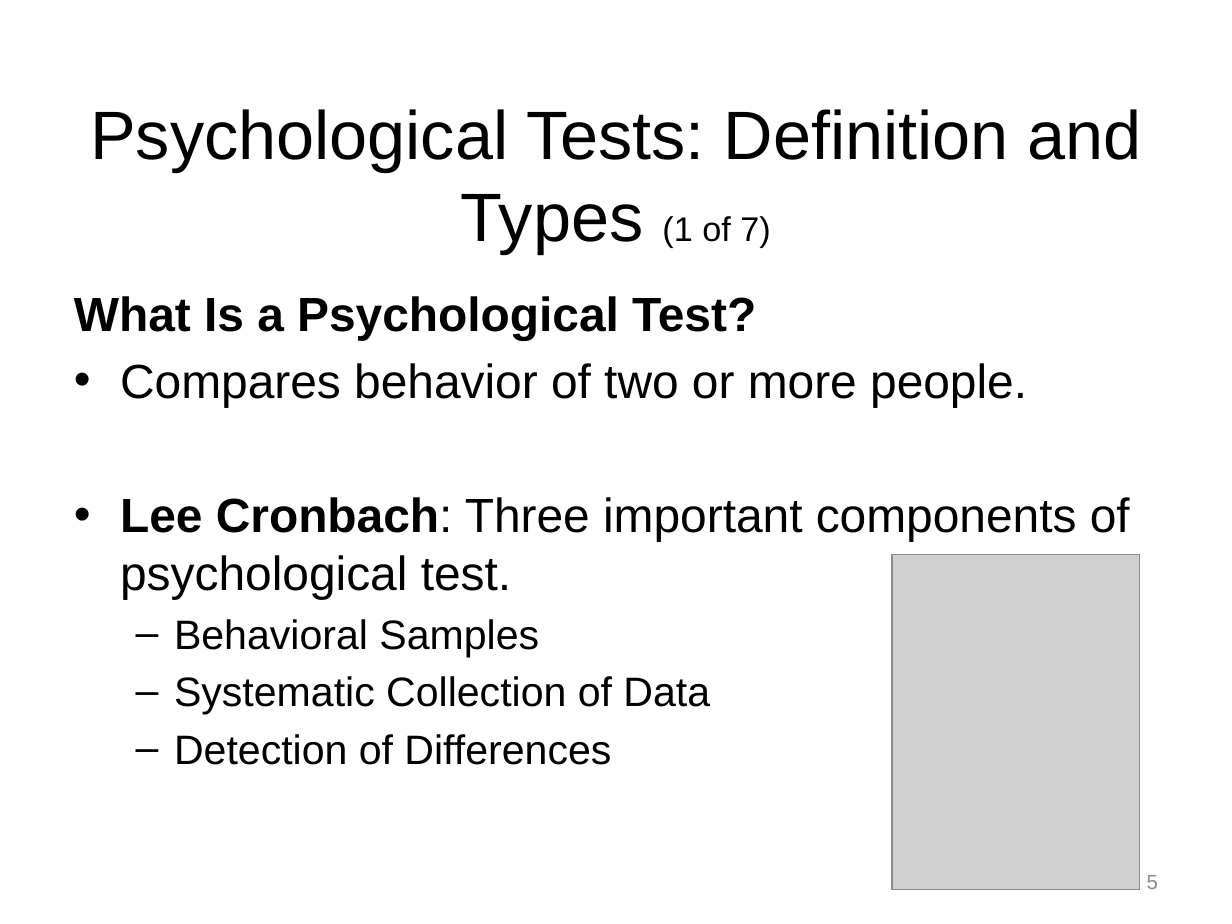
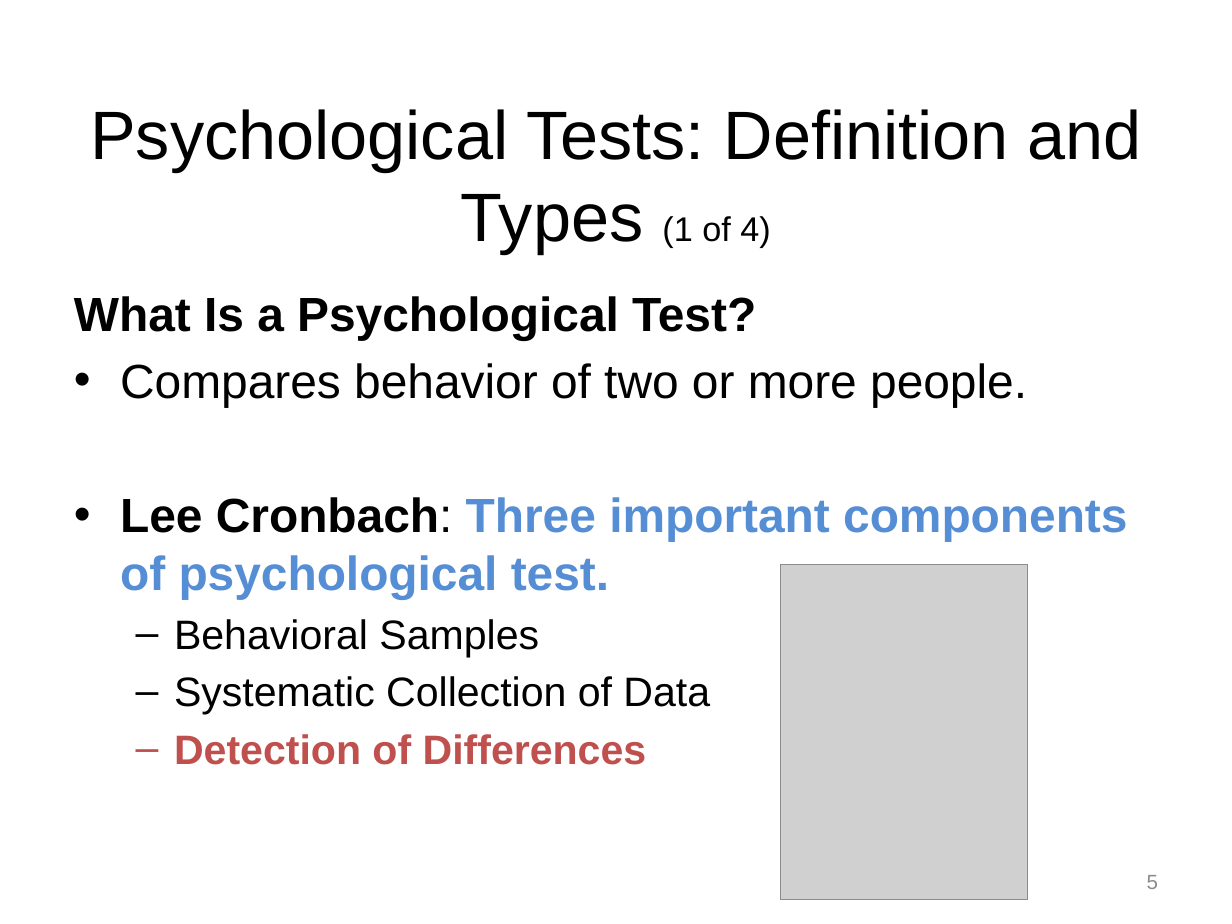
Before and after one commit to npm27/Teaching-Materials, a slide deck: slide 5 of Tests and Eval/Slides/1 Chapter 1.pptx. Drawn at 1232x924 pixels with LibreOffice and Linux fonts; fonts in the diff are those of the drawing; grey boxes stand for pictures. Boxes give left, top, right and bottom in pixels: in the first picture for what was removed or moved away, otherwise in the second. Text is boxed around its words. In the diff, an @@ line names an element or a change of style, - is before the commit and + after.

```diff
--- a/Tests and Eval/Slides/1 Chapter 1.pptx
+++ b/Tests and Eval/Slides/1 Chapter 1.pptx
@@ title at [90, 109, 1142, 254]: text changed @@
-Psychological Tests: Definition and Types (1 of 7)
+Psychological Tests: Definition and Types (1 of 4)
@@ text at [120, 497, 1127, 765]: text colour #000000 to #558ED5 in "Three important components of psychological test."; bold on in "Three important components of psychological test.", "Detection of Differences"; text colour #000000 to #C0504D in "Detection of Differences" @@
@@ picture: place and size @@
-picture at [892, 554, 1140, 890]
+picture at [780, 564, 1027, 899]
```
Also in this commit, not shown: 6 other slides changed, 3 slides removed, 3 other files.
